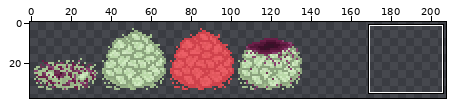
Edited in one commit: sprite sheet (source/core/assets/images/Enemy_Assets/SpawnerEnemy/spawner.png). The picture above shows the old version from afar; the outline marks the close-up.
Close-up. First the earlier version:
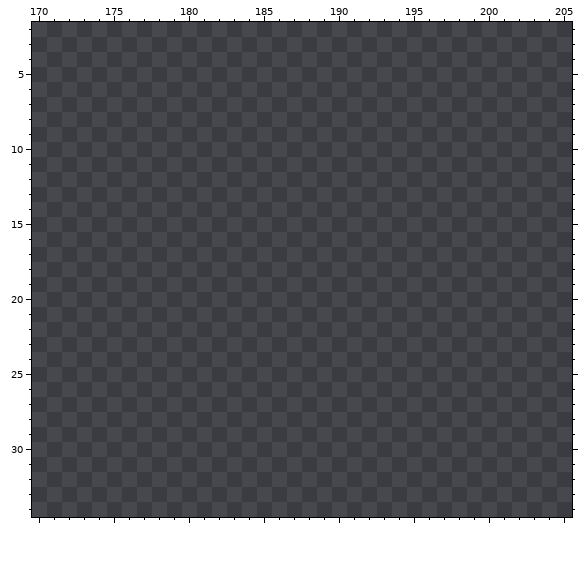
The file is 256x64 pixels. Colours within 5 levels of each other are drawn and written as one. Shown: x 170..205, y 2..34. The wide view leaves out empty margins. The commit also changed other parts of the picture, which this record leaves out.
New version:
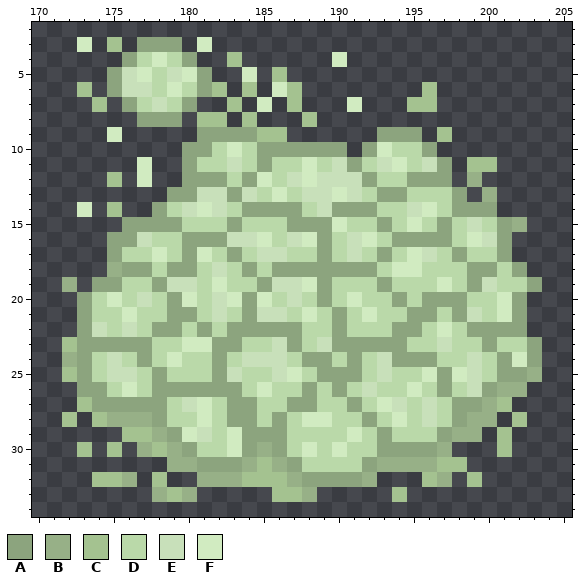
Palette (. is transparent): A #8ca47e  B #97b087  C #a4c290  D #bad9a9  E #c8e0ba  F #d1ebc1
What changed:
@@ x 170..205 @@
  2 ....................................
- 3 ....................................
- 4 ....................................
- 5 ....................................
- 6 ....................................
- 7 ....................................
- 8 ....................................
- 9 ....................................
-10 ....................................
-11 ....................................
-12 ....................................
-13 ....................................
-14 ....................................
-15 ....................................
-16 ....................................
-17 ....................................
-18 ....................................
-19 ....................................
-20 ....................................
-21 ....................................
-22 ....................................
-23 ....................................
-24 ....................................
-25 ....................................
-26 ....................................
-27 ....................................
-28 ....................................
-29 ....................................
-30 ....................................
-31 ....................................
-32 ....................................
-33 ....................................
+ 3 ...F.C.AAA.F........................
+ 4 ......ADFDA..C......F...............
+ 5 .....AEFDEFA..F.C...................
+ 6 ...C.AEEDFDAC.C.FC........C.........
+ 7 ....C.ADEDA..C.F.C...F...CC.........
+ 8 .......AAA.CC.C...C.................
+ 9 .....F.....AAAACC......AAA.C........
+10 ..........AADFDAAAAAA.AFDDA.........
+11 .......F..ADDEDADDFDEADEFDEA.CC.....
+12 .....C.F..AAADAFDEFEEEADDAAA.B......
+13 .........AAEEAEDFDEEFEDAADDDA.B.....
+14 ...F.C..ADEFEDAAAADEAAADDEFDAAA.....
+15 ......AAAADDDADDDAAAFDDADFDADEDAB...
+16 .....AAEDDAAAEEFDEFADEFDAAAADFEA....
+17 .....ADDFDAFDADEEDDADEDADFEDADDA....
+18 .....BAADAADEDADAAAAAAADFFDDDAADA...
+19 ..B.AADDAEEDFDDAEEFADDDADDDFDAEDDA..
+20 ...ADFDEDAFDEFAFDEDADFDDADAAADDFA...
+21 ...ADDFDDAADEDAEEDFDADFDDAADAEDFA...
+22 ...AEDEDAADADAAAAADDADDDAADFDAAAA...
+23 ..CAAAAADDFFAADDEADEAAAAADDEDDADDA..
+24 ..BADEDADFDDADEEEDAADADEAAADDEDAFA..
+25 ..CADEEDADDDAEDDEFDAAADEDDFAFEDAAB..
+26 ...AADFDAAAAAADFDDADADEDDFDADEABB...
+27 ...CAAAAADEFDAADDAADDADFEDEDAABC....
+28 ..C.CBBBADDFDAADADFFDDADFDEDABB.C...
+29 ......CCBAFEDFAAADDDDFDADDDABB.C....
+30 ...C.C.BCBADDFABADFDFDDAAAAB...C....
+31 .........BBAAABCBADDDDABBBBCC.......
+32 ....CCB.C..BBBCCCBAAAAB...CB.C......
+33 ........BCB.....CCB.....C...........
 34 ....................................
Pixel boxes of the changes (left, top, right, bottom) in both close-ups:
added: (62, 37, 542, 502)
